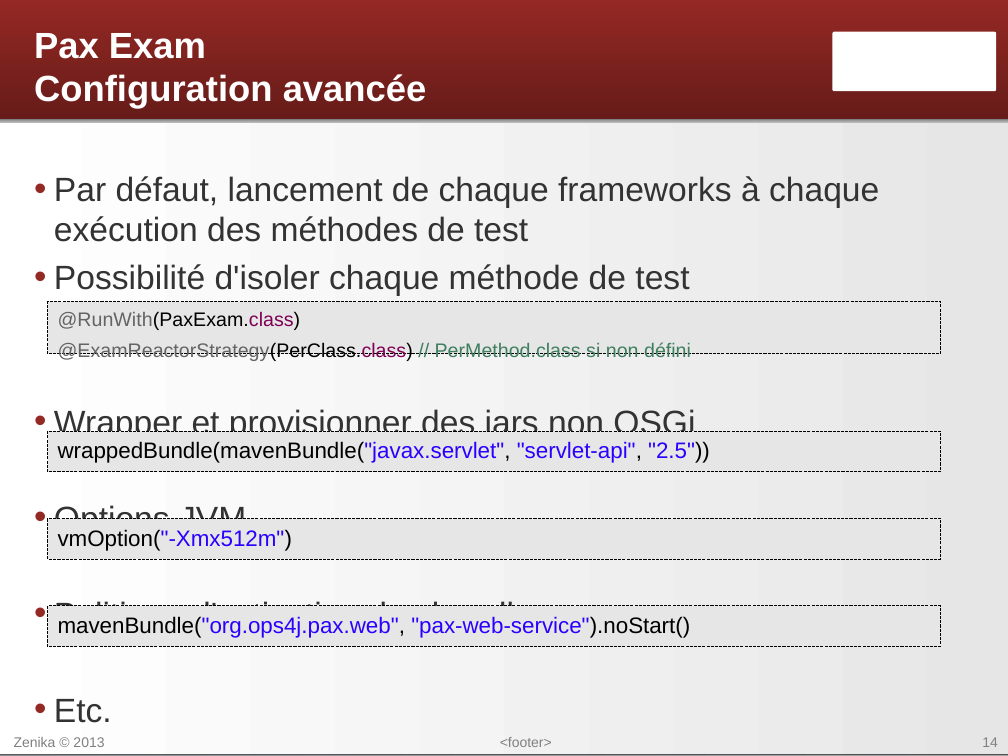
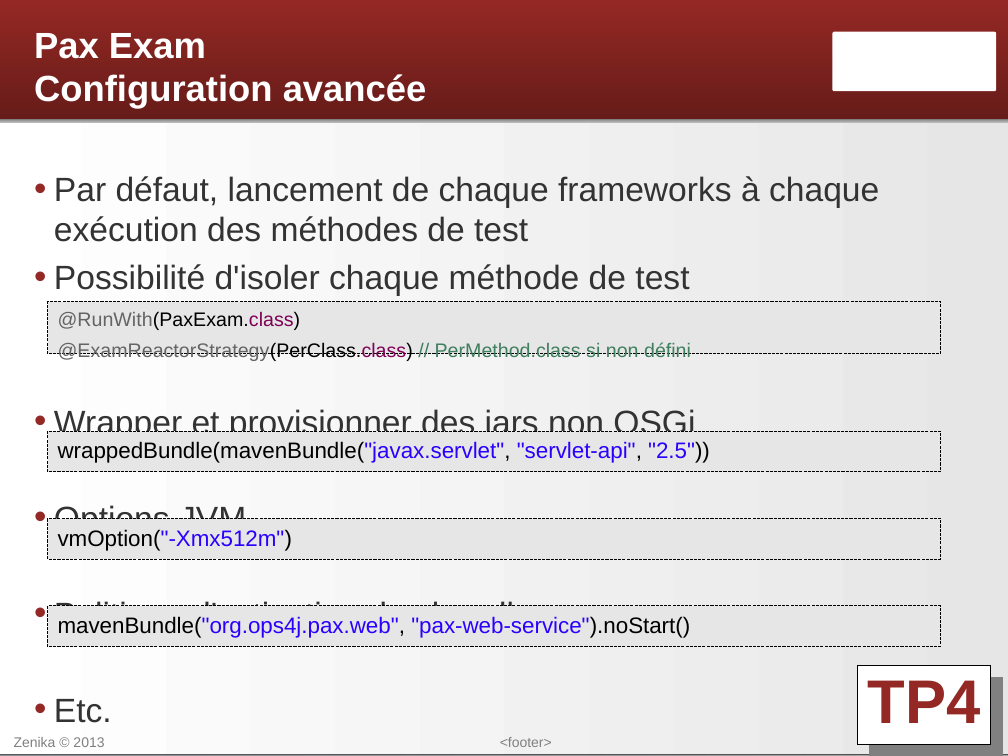
Before and after one commit to Zenika/formation-maven-osgi, a slide deck: slide 14 of Maven - 11 - L'execution des tests.odp. Drawn at 1008x756 pixels with LibreOffice and Linux fonts; fonts in the diff are those of the drawing; background and template pictures are left out. Boxes give left, top, right and bottom in pixels: in the first picture for what was removed or moved away, otherwise in the second. Text is boxed around its words. In the diff, an @@ line names an element or a change of style, - is before the commit and + after.

```diff
--- a/Maven - 11 - L'execution des tests.odp
+++ b/Maven - 11 - L'execution des tests.odp
@@ rectangle added at <box>858,665,991,744</box>, fill #FFFFFF, outline #000000 0 pt, 44 pt, text #942824, bold @@
+TP4
```
Also in this commit, not shown: 1 other slide changed, 4 other files.
